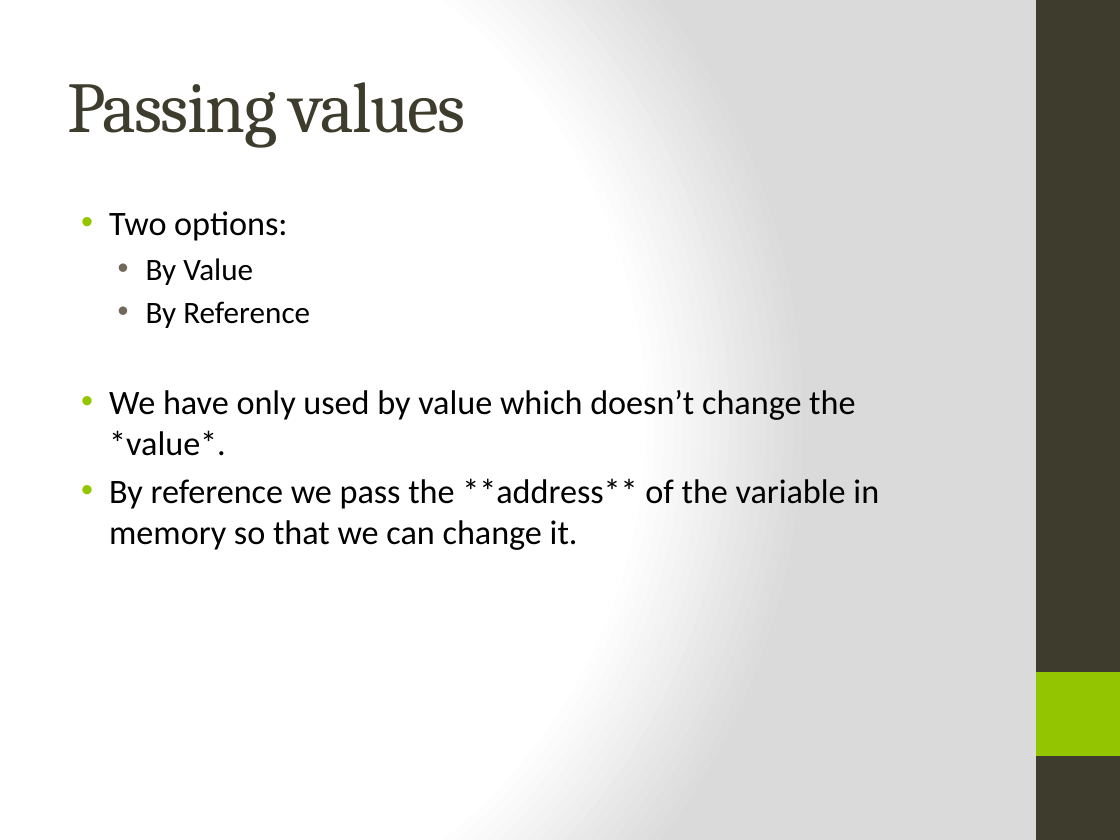
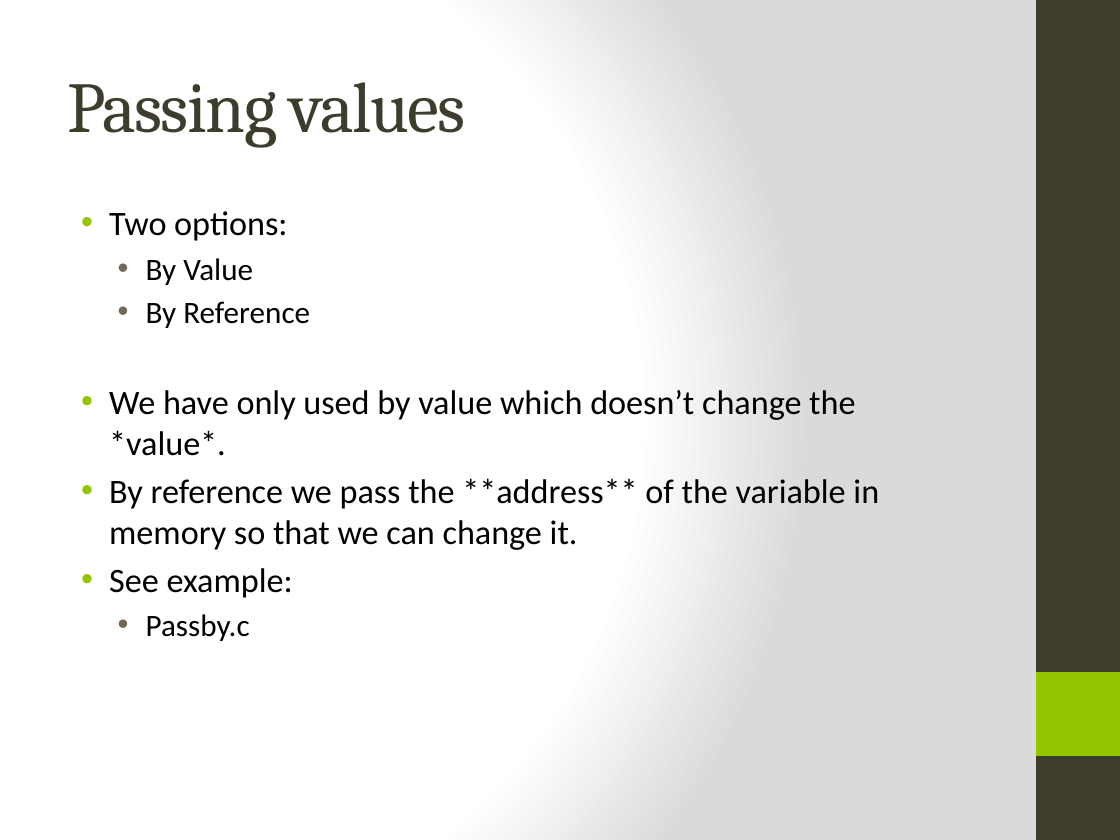
Before and after one commit to kinsidar/Spring2016, a slide deck: slide 23 of Slides/Lesson8.pptx. Drawn at 1120x840 pixels with LibreOffice and Linux fonts; fonts in the diff are those of the drawing. Boxes give left, top, right and bottom in pixels: in the first picture for what was removed or moved away, otherwise in the second. Text is boxed around its words. In the diff, an @@ line names an element or a change of style, - is before the commit and + after.

```diff
--- a/Slides/Lesson8.pptx
+++ b/Slides/Lesson8.pptx
@@ text at <box>109,568,293,641</box>: paragraphs added @@
+• See example:
+  • Passby.c
```
Also in this commit, not shown: 1 other slide changed, 21 other files.
